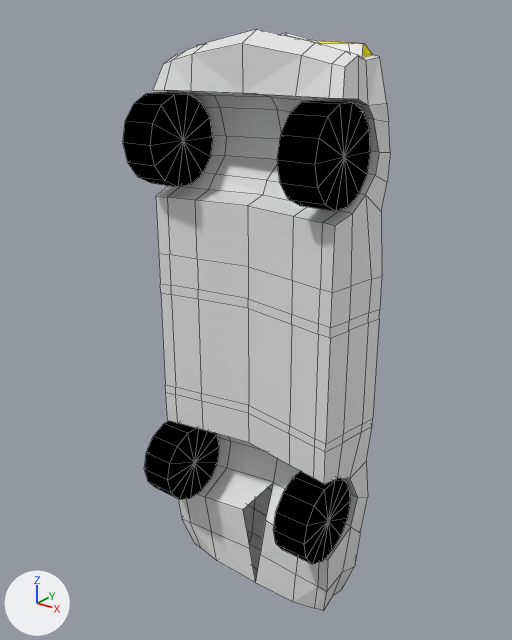
The Blender file Assets/Vehicles/RedCar.blend as it was, and as the next commit left it.
Camera for both pictures: a camera (50 mm lens) standing at (5.37, -3.97, 4.36) and looking at (0.6, 2.36, 1.3). Arrows for +X, +Y and +Z are at lower left; the lights stay in place. Mesh edges are drawn as thin lines.

The scene before the commit, as lines of its bpy script (objects in view):
```python
me_plane_001 = bpy.data.meshes.new('Plane.001')
me_plane_001.from_pydata(...)  # 298 vertices, 295 faces; spans x 0.0..1.32, y -4.07..2.85, z -0.69..1.31
# faces by material slot: [196, 9, 84, 5, 1]
me_plane_001.materials.append(None)
me_plane_001.materials.append(mat_windows)  # white #e7e7e7
me_plane_001.materials.append(mat_wheels)  # black #000000
me_plane_001.materials.append(mat_headlights)  # yellow #e7de25
me_plane_001.materials.append(mat_taillights)  # red #e71a08
ob_plane = bpy.data.objects.new('Plane', me_plane_001)
ob_plane.location = (0.78, 2.06, 0.44)
ob_plane.rotation_euler = (-1.571, 0.0, 0.0)  # degrees (-90, 0, 0)
ob_plane.material_slots[0].link = 'OBJECT'; ob_plane.material_slots[0].material = None
_m = ob_plane.modifiers.new('Mirror', 'MIRROR')
_m.use_clip = True
```
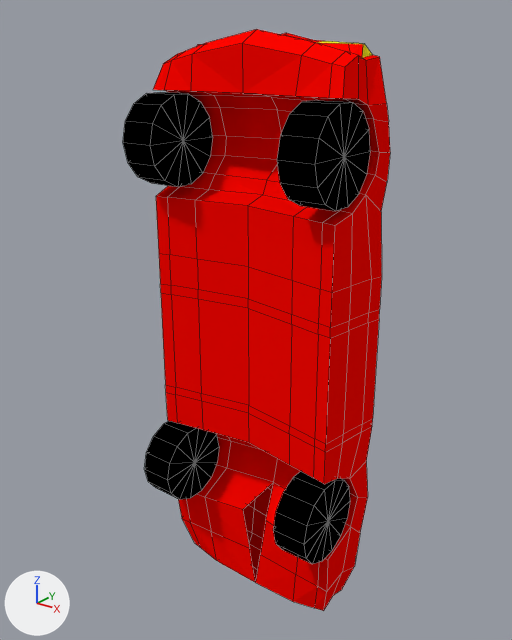
Commit message: All Cars Fixed

Boxes [x1, y1, x2, y2] around the edits, measured in the pictures (512 x 640 px):
'Plane', recoloured (grey to red)
    both: [153, 29, 390, 611]

Diff of the bpy script that builds the scene:
```diff
--- a/Assets/Vehicles/RedCar.blend.py
+++ b/Assets/Vehicles/RedCar.blend.py
@@ mat_red @@
+mat_red = diffuse_material('Red')
+mat_red.base_color = (1.0, 0.0018, 0.0)  # red #ff0600
@@ ob_plane @@
 ob_plane.rotation_euler = (-1.571, 0.0, 0.0)  # degrees (-90, 0, 0)
-ob_plane.material_slots[0].link = 'OBJECT'; ob_plane.material_slots[0].material = None
+ob_plane.material_slots[0].link = 'OBJECT'; ob_plane.material_slots[0].material = mat_red  # red #ff0600
 _m = ob_plane.modifiers.new('Mirror', 'MIRROR')
```
